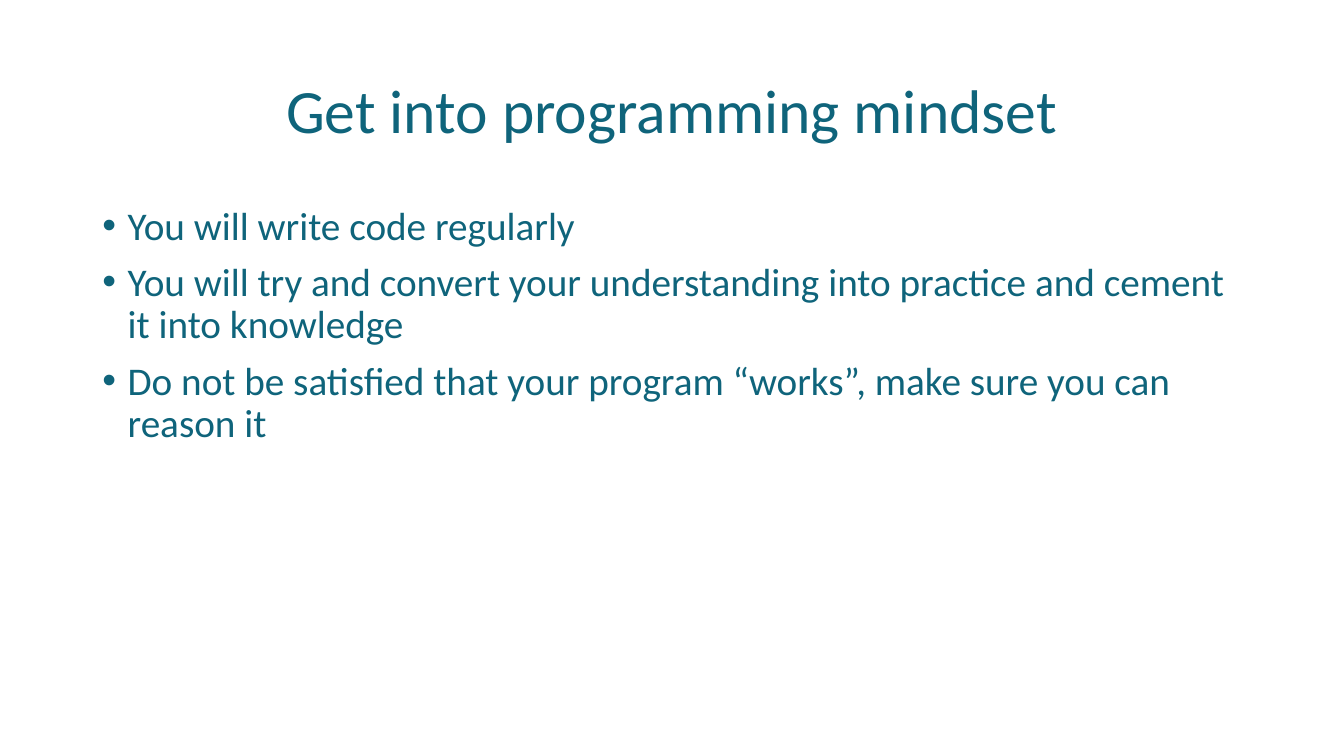
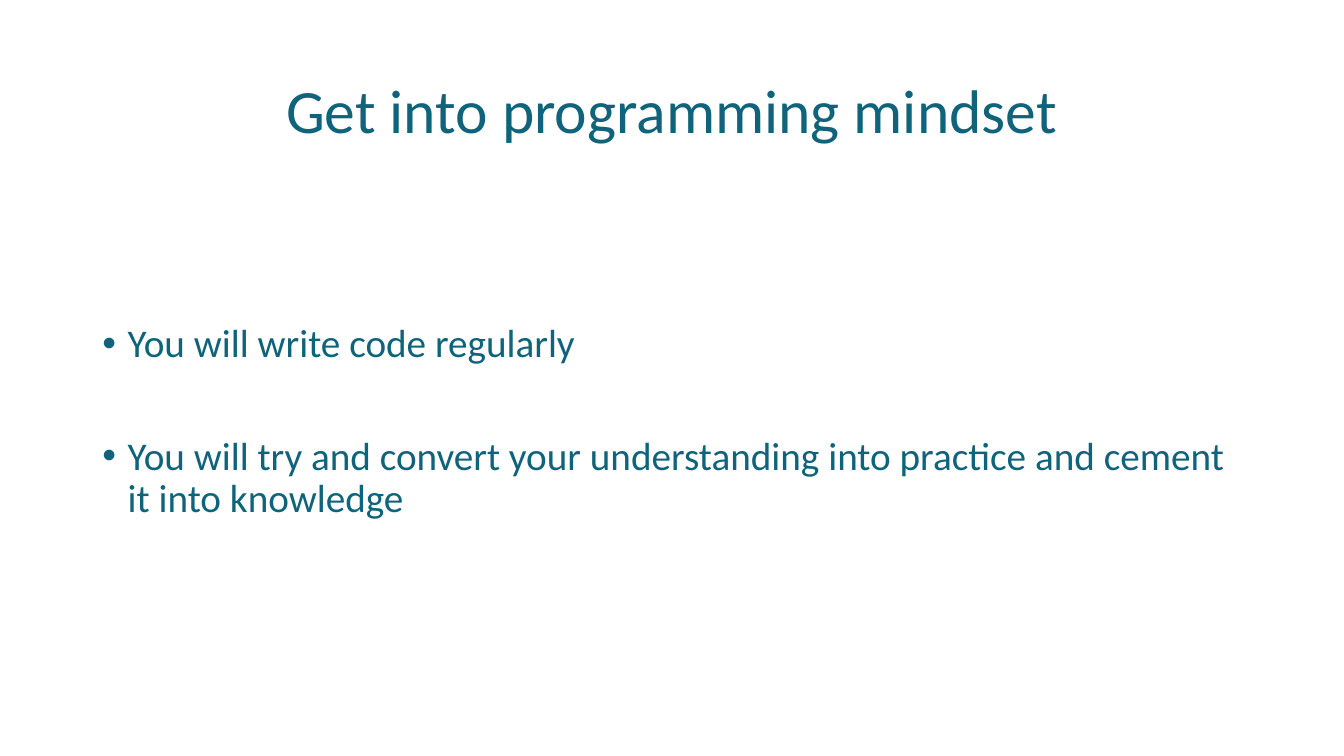
Before and after one commit to uday87j/teach_python, a slide deck: slide 7 of fundamentals/Preamble.pptx (slide 5 before the commit). Drawn at 1344x756 pixels with LibreOffice and Linux fonts; fonts in the diff are those of the drawing. Boxes give left, top, right and bottom in pixels: in the first picture for what was removed or moved away, otherwise in the second. Text is boxed around its words. In the diff, an @@ line names an element or a change of style, - is before the commit and + after.

```diff
--- a/fundamentals/Preamble.pptx
+++ b/fundamentals/Preamble.pptx
@@ text at bbox=[128, 367, 1170, 438]: paragraph removed @@
-• Do not be satisfied that your program “works”, make sure you can reason it
```
Also in this commit, not shown: 2 other slides changed, 3 slides added.
